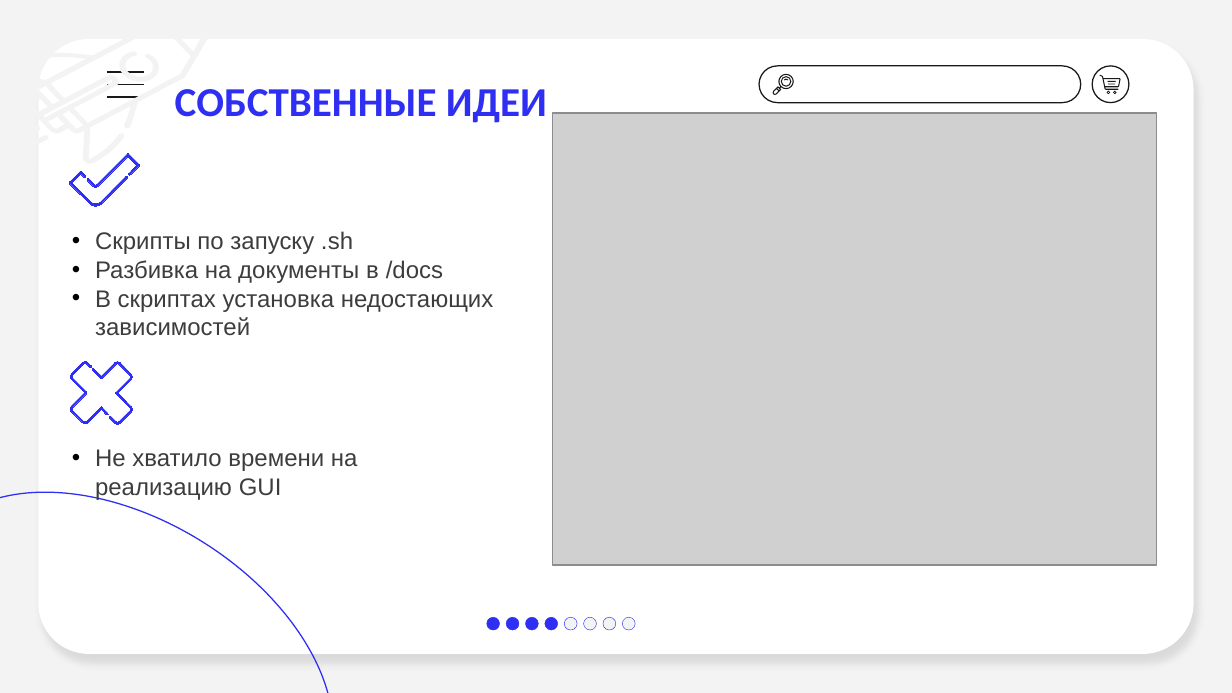
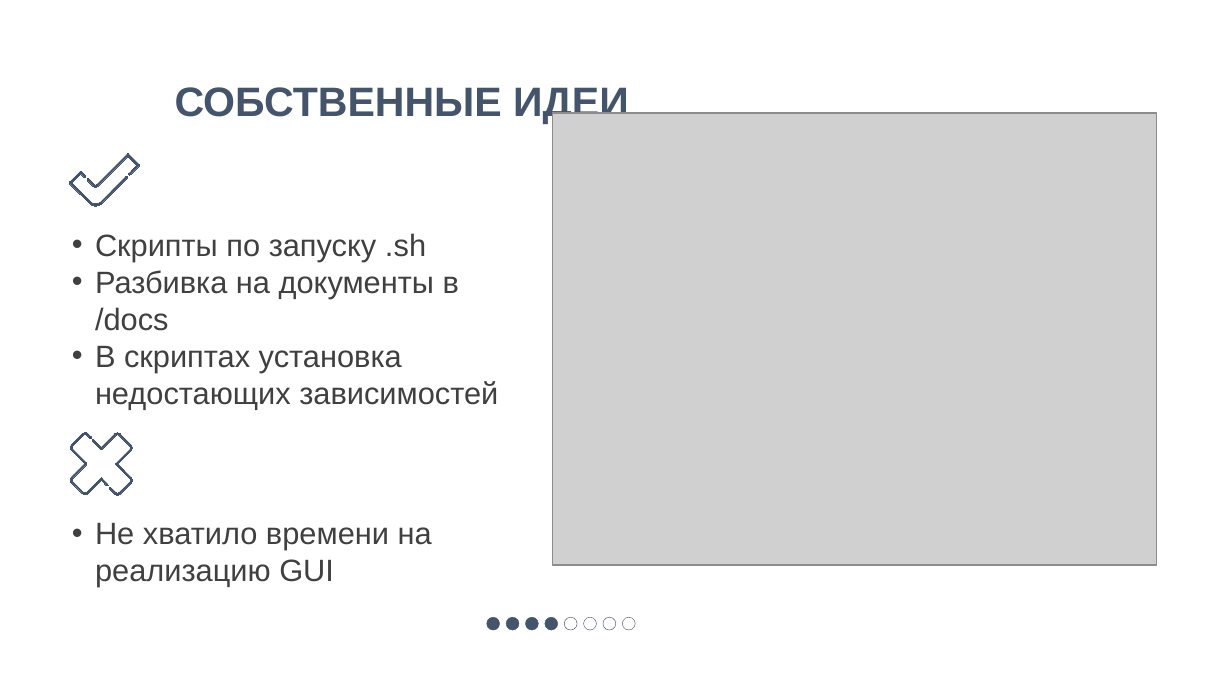
Before and after one commit to Kulikova-A18/Industrial_software_development_akulikova_final_project, a slide deck: slide 6 of Итоговая_работа_КуликоваАВ.pptx. Drawn at 1232x693 pixels with LibreOffice and Linux fonts; fonts in the diff are those of the drawing; grey boxes stand for pictures. Boxes give left, top, right and bottom in pixels: in the first picture for what was removed or moved away, otherwise in the second. Text is boxed around its words. In the diff, an @@ line names an element or a change of style, - is before the commit and + after.

```diff
--- a/Итоговая_работа_КуликоваАВ.pptx
+++ b/Итоговая_работа_КуликоваАВ.pptx
@@ background #F3F3F3 to #FFFFFF @@
@@ rounded rectangle removed at (x1=38, y1=39, x2=1194, y2=654) @@
@@ fill #F3F3F3 to #FFFFFF in 4 elements at (x1=31, y1=133, x2=49, y2=148), (x1=23, y1=124, x2=40, y2=139), (x1=0, y1=0, x2=213, y2=179), (x1=113, y1=49, x2=167, y2=86) @@
@@ text "СОБСТВЕННЫЕ ИДЕИ" at (x1=175, y1=83, x2=629, y2=124): font Calibri to Arial, text colour #2F2FF4 to #44546A @@
@@ group removed at (x1=107, y1=65, x2=1130, y2=102): 8 freeform shapes, 3 lines, 1 rounded rectangle, 1 ellipse @@
@@ text "Скрипты по запуску .sh" at (x1=95, y1=233, x2=498, y2=409): size 14 to 18 pt, text colour #3D3D3D to #404040 @@
@@ ellipse removed at (x1=0, y1=421, x2=395, y2=693) @@
@@ fill #2F2FF4 to #44546A; outline #2F2FF4 0.75 pt to #44546A 0.75 pt in 4 elements at (x1=69, y1=171, x2=128, y2=206), (x1=86, y1=154, x2=139, y2=187), (x1=92, y1=432, x2=133, y2=495), (x1=70, y1=432, x2=108, y2=495) @@
@@ freeform shape moved from (x1=70, y1=361, x2=108, y2=424) to (x1=70, y1=432, x2=108, y2=495) @@
@@ freeform shape moved from (x1=92, y1=361, x2=133, y2=424) to (x1=92, y1=432, x2=133, y2=495) @@
@@ text "Не хватило времени на реализацию ..." at (x1=95, y1=523, x2=432, y2=587): size 14 to 18 pt, text colour #3D3D3D to #404040 @@
@@ text "Не хватило времени на реализацию ..." moved from (x1=95, y1=449, x2=358, y2=501) to (x1=95, y1=523, x2=432, y2=587) @@
@@ fill #2F2FF4 to #44546A; outline #2F2FF4 0.25 pt to #44546A 0.25 pt in 4 elements at (x1=506, y1=617, x2=519, y2=630), (x1=526, y1=617, x2=538, y2=630), (x1=545, y1=617, x2=557, y2=630), (x1=487, y1=617, x2=499, y2=630) @@
@@ fill #F3F3F3 to #FFFFFF; outline #2F2FF4 0.25 pt to #44546A 0.25 pt in 4 elements at (x1=564, y1=617, x2=577, y2=630), (x1=584, y1=617, x2=596, y2=630), (x1=602, y1=617, x2=615, y2=630), (x1=622, y1=617, x2=634, y2=630) @@
```
Also in this commit, not shown: 12 other slides changed, 1 other file.
